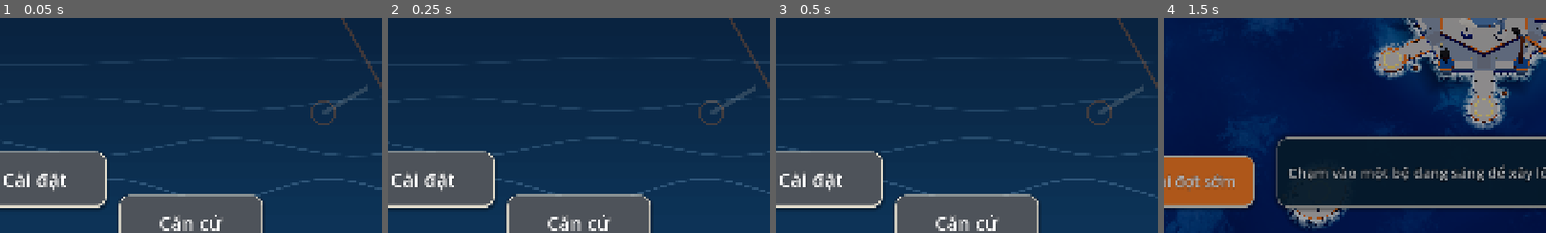
Above: before the commit, frames 1-4 (left to right).
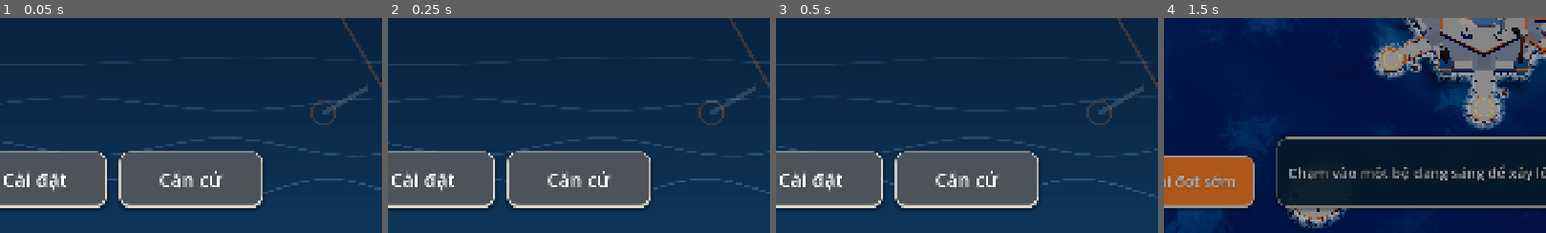
Above: after the commit, the same moments.

Repository: tinydustrystudio-hub/Hai-trinh
Game: Godot game, scene res://main/boot.tscn
Two runs of this game, one before a commit and one after it. Both use one fixed random seed, a clock stepped at 60 frames per second and the inputs below. Sound files missing from this copy of the repository are replaced by a short silence.
Inputs:
- Up to frame 1 (0.05 s): no input
- Up to frame 2 (0.25 s): no input
- Up to frame 3 (0.5 s): no input
- Up to frame 4 (1.5 s): click "Ra khơi" at 0.5 s; click "Xuất kích" at 1.25 s
The pictures show only the part of the screen within x 8-58%, y 50-100%; the shares and areas given below are measured in that part.

The runs differ from the first frame. In frame 1, 13% of the frame differs, in the area x 31-70%, y 61-100%; in frame 2, 13%; in frame 3, 13%; in frame 4, nothing differs.

Commit message:
GY9: sửa nút Căn cứ bị che, xoay đảo xem trước, nút đặt lại vàng và cấp để thử
Co-Authored-By: Claude Sonnet 5.5 <noreply@anthropic.com>
Claude-Session: https://claude.ai/code/session_017DSNC8MWevobFBo6fQDEF6

Diff:
--- a/assets/translations/strings.csv
+++ b/assets/translations/strings.csv
@@ -118,3 +118,6 @@
 BASE_LEVEL,Cấp %d/%d,Level %d/%d
 BASE_UPGRADE,Nâng cấp %d,Upgrade %d
 BASE_MAX,Cấp tối đa,Max level
+BASE_RESET_GOLD,Đặt lại vàng,Reset gold
+BASE_RESET_LEVELS,Đặt lại cấp,Reset levels
+BASE_ADD_GOLD,+1000 vàng,+1000 gold
--- a/core/profile.gd
+++ b/core/profile.gd
@@ -141,6 +141,20 @@
 	return true
 
 
+## Đặt lại Tiền Vàng về mức người chơi mới (nút thử nghiệm ở màn Căn cứ).
+func reset_gold() -> void:
+	set_gold(NEW_PLAYER_GOLD)
+	save()
+
+
+## Đặt lại cấp mọi công trình về 1, giữ nguyên Tiền Vàng.
+func reset_levels() -> void:
+	building_levels.clear()
+	for data: BuildingData in buildings():
+		building_upgraded.emit(data.id, 1)
+	save()
+
+
 ## Ghi đè bằng hồ sơ mới (cho test).
 func reset_to_new() -> void:
 	gold = NEW_PLAYER_GOLD
--- a/tests/test_base_screen.gd
+++ b/tests/test_base_screen.gd
@@ -70,3 +70,40 @@
 	title.base_button().pressed.emit()
 	assert_signal_emitted(title, "base_requested")
 	assert_false(title.base_button().get_global_rect().intersects(title.settings_button().get_global_rect()))
+
+
+func test_preview_rotates_on_drag() -> void:
+	var before: float = _screen.yaw()
+	var drag: InputEventMouseMotion = InputEventMouseMotion.new()
+	drag.relative = Vector2(100, 0)
+	drag.button_mask = MOUSE_BUTTON_MASK_LEFT
+	_screen.get_node("Preview").gui_input.emit(drag)
+	assert_ne(_screen.yaw(), before)
+	var hover: InputEventMouseMotion = InputEventMouseMotion.new()
+	hover.relative = Vector2(100, 0)
+	var after_drag: float = _screen.yaw()
+	_screen.get_node("Preview").gui_input.emit(hover)
+	assert_eq(_screen.yaw(), after_drag, "di chuột không bấm thì không xoay")
+
+
+func test_reset_buttons_for_testing() -> void:
+	Profile.set_gold(40)
+	Profile.building_levels[&"shipyard"] = 4
+	_screen.reset_levels_button().pressed.emit()
+	assert_eq(Profile.level_of(&"shipyard"), 1)
+	assert_eq(Profile.gold, 40, "đặt lại cấp giữ nguyên vàng")
+	_screen.reset_gold_button().pressed.emit()
+	assert_eq(Profile.gold, Profile.NEW_PLAYER_GOLD)
+	_screen.add_gold_button().pressed.emit()
+	assert_eq(Profile.gold, Profile.NEW_PLAYER_GOLD + BaseScreen.TEST_GOLD)
+	assert_eq(_screen.wallet_text(), str(Profile.gold))
+	for button: Button in [_screen.reset_gold_button(), _screen.reset_levels_button(), _screen.add_gold_button()]:
+		assert_gte(button.size.y, 120.0)
+
+
+func test_test_buttons_do_not_overlap_main_buttons() -> void:
+	var rects: Array[Rect2] = [_screen.play_button().get_global_rect(), _screen.back_button().get_global_rect()]
+	for button: Button in [_screen.reset_gold_button(), _screen.reset_levels_button(), _screen.add_gold_button()]:
+		for rect: Rect2 in rects:
+			assert_false(button.get_global_rect().intersects(rect))
+		assert_true(_screen.get_viewport_rect().encloses(button.get_global_rect()))
--- a/tests/test_menu_flow.gd
+++ b/tests/test_menu_flow.gd
@@ -215,3 +215,16 @@
 	await wait_process_frames(2)
 	var again: BattleController = _boot.show_battle()
 	assert_null(again.tutorial, "đã xem rồi thì không hiện lại")
+
+
+func test_title_side_buttons_fit_on_screen_without_overlap() -> void:
+	var title: TitleScreen = TitleScreen.new()
+	add_child_autofree(title)
+	await wait_process_frames(2)
+	var screen: Rect2 = title.get_viewport_rect()
+	var settings: Rect2 = title.settings_button().get_global_rect()
+	var base: Rect2 = title.base_button().get_global_rect()
+	assert_true(screen.encloses(settings))
+	assert_true(screen.encloses(base), "nút Căn cứ phải nằm trọn trong màn hình")
+	assert_false(settings.intersects(base))
+	assert_false(base.intersects(title.play_button().get_global_rect()))
--- a/ui/screens/base_screen.gd
+++ b/ui/screens/base_screen.gd
@@ -10,6 +10,10 @@
 const PLAY_SIZE: Vector2 = Vector2(560, 170)
 const UPGRADE_SIZE: Vector2 = Vector2(300, 130)
 const PREVIEW_SIZE: Vector2i = Vector2i(900, 760)
+## Xoay: radian mỗi pixel kéo.
+const ROTATE_SPEED: float = 0.008
+## Vàng cộng thêm của nút thử nghiệm.
+const TEST_GOLD: int = 1000
 const LAYOUT_PATH: String = "res://data/maps/north_dock_layout.tres"
 
 var _wallet: Label
@@ -18,6 +22,12 @@
 var _back: Button
 var _island: Island
 var _layout: MapLayout
+var _camera: Camera3D
+## Góc xoay của camera quanh đảo (radian), kéo ngón tay để xoay.
+var _yaw: float = 0.0
+var _reset_gold: Button
+var _reset_levels: Button
+var _add_gold: Button
 
 
 func _ready() -> void:
@@ -34,6 +44,7 @@
 	_add_wallet()
 	_add_preview()
 	_add_building_list()
+	_add_test_buttons()
 	_go = UiStyle.primary_button(&"BASE_GO", PLAY_SIZE)
 	_go.name = "Go"
 	_go.add_theme_font_size_override(&"font_size", 56)
@@ -77,6 +88,28 @@
 	return _wallet.text
 
 
+func reset_gold_button() -> Button:
+	return _reset_gold
+
+
+func reset_levels_button() -> Button:
+	return _reset_levels
+
+
+func add_gold_button() -> Button:
+	return _add_gold
+
+
+func yaw() -> float:
+	return _yaw
+
+
+## Xoay đảo xem trước một góc (radian), camera quay quanh tâm đảo.
+func rotate_preview(delta_yaw: float) -> void:
+	_yaw = wrapf(_yaw + delta_yaw, -PI, PI)
+	_place_camera()
+
+
 func island() -> Island:
 	return _island
 
@@ -100,6 +133,37 @@
 func _on_upgrade(id: StringName) -> void:
 	if Profile.upgrade(id):
 		refresh()
+
+
+func _add_test_buttons() -> void:
+	# Nút thử nghiệm (đặt lại, thêm vàng) để xem đảo đổi hình qua từng cấp; xếp ngang giữa Quay lại và Chuẩn bị trận.
+	var row: HBoxContainer = HBoxContainer.new()
+	row.name = "TestButtons"
+	row.add_theme_constant_override(&"separation", 16)
+	row.position = Vector2(430, 880)
+	add_child(row)
+	_reset_gold = UiStyle.secondary_button(&"BASE_RESET_GOLD", Vector2(270, 130))
+	_reset_gold.pressed.connect(func() -> void: Profile.reset_gold(); refresh())
+	_reset_levels = UiStyle.secondary_button(&"BASE_RESET_LEVELS", Vector2(270, 130))
+	_reset_levels.pressed.connect(func() -> void: Profile.reset_levels(); refresh())
+	_add_gold = UiStyle.secondary_button(&"BASE_ADD_GOLD", Vector2(270, 130))
+	_add_gold.pressed.connect(func() -> void: Profile.add_gold(TEST_GOLD); refresh())
+	for button: Button in [_reset_gold, _reset_levels, _add_gold]:
+		button.add_theme_font_size_override(&"font_size", 34)
+		row.add_child(button)
+
+
+func _on_preview_input(event: InputEvent) -> void:
+	if event is InputEventMouseMotion and ((event as InputEventMouseMotion).button_mask & MOUSE_BUTTON_MASK_LEFT) != 0:
+		rotate_preview(-(event as InputEventMouseMotion).relative.x * ROTATE_SPEED)
+
+
+func _place_camera() -> void:
+	if _camera == null:
+		return
+	var center: Vector3 = _layout.fortress_center
+	var offset: Vector3 = Vector3(0.0, 64.0, 55.0).rotated(Vector3.UP, _yaw)
+	_camera.look_at_from_position(center + offset, center + Vector3(0.0, 2.0, 0.0))
 
 
 func _on_gold_changed(_value: int) -> void:
@@ -171,11 +235,11 @@
 	viewport.transparent_bg = true
 	viewport.own_world_3d = true
 	container.add_child(viewport)
-	var center: Vector3 = _layout.fortress_center
-	var camera: Camera3D = Camera3D.new()
-	camera.fov = 35.0
-	viewport.add_child(camera)
-	camera.look_at_from_position(center + Vector3(0.0, 64.0, 55.0), center + Vector3(0.0, 2.0, 0.0))
+	container.gui_input.connect(_on_preview_input)
+	_camera = Camera3D.new()
+	_camera.fov = 35.0
+	viewport.add_child(_camera)
+	_place_camera()
 	var sun: DirectionalLight3D = DirectionalLight3D.new()
 	sun.light_energy = 1.1
 	viewport.add_child(sun)
--- a/ui/screens/title_screen.gd
+++ b/ui/screens/title_screen.gd
@@ -41,19 +41,21 @@
 	_play.grow_vertical = Control.GROW_DIRECTION_BEGIN
 	_play.pressed.connect(play_requested.emit)
 	add_child(_play)
+	# Hai nút phụ xếp ngang ở góc dưới trái; để Container lo vị trí, không đặt tay (tránh nút bị đẩy ra khỏi màn hình).
+	var side: HBoxContainer = HBoxContainer.new()
+	side.name = "SideButtons"
+	side.add_theme_constant_override(&"separation", UiStyle.MARGIN)
+	side.set_anchors_and_offsets_preset(Control.PRESET_BOTTOM_LEFT, Control.PRESET_MODE_MINSIZE, UiStyle.MARGIN * 2)
+	side.grow_vertical = Control.GROW_DIRECTION_BEGIN
+	add_child(side)
 	_settings = UiStyle.secondary_button(&"TITLE_SETTINGS", SETTINGS_SIZE)
 	_settings.name = "Settings"
-	_settings.set_anchors_and_offsets_preset(Control.PRESET_BOTTOM_LEFT, Control.PRESET_MODE_MINSIZE, UiStyle.MARGIN * 2)
-	_settings.grow_vertical = Control.GROW_DIRECTION_BEGIN
 	_settings.pressed.connect(settings_requested.emit)
-	add_child(_settings)
+	side.add_child(_settings)
 	_base = UiStyle.secondary_button(&"TITLE_BASE", SETTINGS_SIZE)
 	_base.name = "Base"
-	_base.set_anchors_and_offsets_preset(Control.PRESET_BOTTOM_LEFT, Control.PRESET_MODE_MINSIZE, UiStyle.MARGIN * 2)
-	_base.position.x += SETTINGS_SIZE.x + UiStyle.MARGIN
-	_base.grow_vertical = Control.GROW_DIRECTION_BEGIN
 	_base.pressed.connect(base_requested.emit)
-	add_child(_base)
+	side.add_child(_base)
 	var version: Label = UiStyle.label(26)
 	version.name = "Version"
 	var number: String = str(ProjectSettings.get_setting("application/config/version", ""))
Binary file changed: assets/translations/strings.en.translation
Binary file changed: assets/translations/strings.vi.translation
